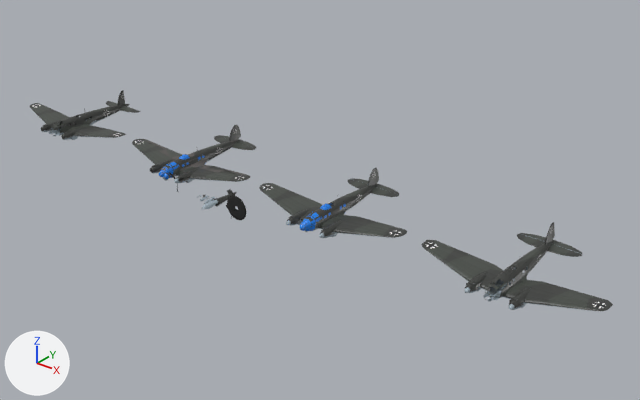
The FBX model Assets/1.Sof Objects/Aircrafts/He 111/He 111.fbx: old version first, new version second.
Before and after are seen from a 50 mm camera at (85.7, -75.8, 49.5) aimed at (19.4, 7.1, -1.9). Lighting does not change. The marker at lower left points along +X, +Y and +Z. Where no turn or scale is listed for an object, it has been applied to the vertices. Vertices at the same position are counted once.

The older version as bpy lines, for what is in view:
```python
me_fuselage_fuselage_mesh_007 = bpy.data.meshes.new('fuselage_fuselage.mesh.007')
me_fuselage_fuselage_mesh_007.from_pydata(...)  # 2181 vertices, 2623 faces; spans x -11.2..11.2, y -3.4..12.6, z -1.3..2.8
me_fuselage_fuselage_mesh_007.materials.append(mat_he_111)  # picture img_heinkel_111_png
me_fuselage_fuselage_mesh_010 = bpy.data.meshes.new('fuselage_fuselage.mesh.010')
me_fuselage_fuselage_mesh_010.from_pydata(...)  # 1272 vertices, 1683 faces; spans x -11.1..11.1, y -1.3..2.8, z -12.6..3.4
me_fuselage_fuselage_mesh_010.materials.append(mat_he_111)  # picture img_heinkel_111_png
me_fuselage_fuselage_mesh_040 = bpy.data.meshes.new('fuselage_fuselage.mesh.040')
me_fuselage_fuselage_mesh_040.from_pydata(...)  # 3076 vertices, 3092 faces; spans x -11.2..11.2, y -3.1..12.6, z -1.3..2.8
me_fuselage_fuselage_mesh_040.materials.append(mat_he_111)  # picture img_heinkel_111_png
ob_he_111_h_full_merged = bpy.data.objects.new('He 111 H Full Merged', me_fuselage_fuselage_mesh_007)
ob_he_111_h_full_merged.location = (25.0, 0.0, 0.0)
ob_he_111_h_full_merged_low_lod = bpy.data.objects.new('He 111 H Full Merged Low LOD', me_fuselage_fuselage_mesh_010)
ob_he_111_h_full_merged_low_lod.location = (50.0, 0.0, 0.0)
ob_he_111_h_full_merged_low_lod.rotation_euler = (1.571, 0.0, 0.0)  # degrees (90, 0, 0)
ob_he_111_h_static_merged = bpy.data.objects.new('He 111 H Static Merged', me_fuselage_fuselage_mesh_040)
ob_he_111_h_static_merged.location = (-25.0, 0.0, 0.0)
```
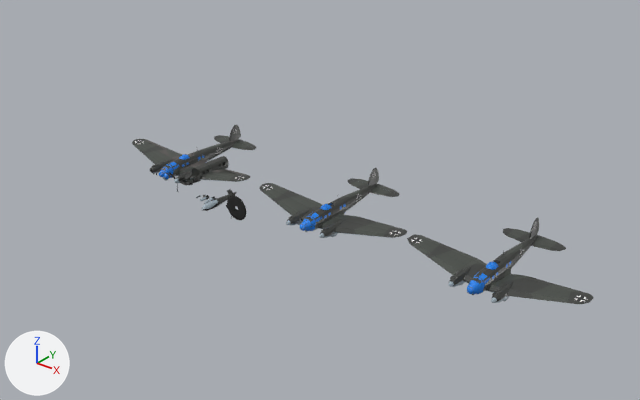
Where the newer file only moved an object's origin or applied its transform, the numbers keep the older frame.

What differs and where, as boxes [x1, y1, x2, y2] in the pictures (640 x 400 px):
'He 111 H Full Merged Low LOD', reshaped, moved, rescaled
    before: [422, 222, 613, 311]
    after: [407, 217, 594, 304]
'He 111 H Static Merged', deleted
    before: [30, 90, 141, 140]
'He 111 H Internal Simplified', added
    after: [180, 156, 229, 185]
part 1 of me_fuselage_fuselage_mesh_010, added
    after: [407, 217, 594, 304]
part 2 of me_fuselage_fuselage_mesh_010, added
    after: [503, 229, 566, 251]
part 3 of me_fuselage_fuselage_mesh_010, added
    after: [486, 262, 499, 269]
part 4 of me_fuselage_fuselage_mesh_010, added
    after: [536, 235, 566, 248]
part 5 of me_fuselage_fuselage_mesh_010, added
    after: [505, 228, 530, 236]
part 6 of me_fuselage_fuselage_mesh_010, deleted
    before: [422, 222, 613, 311]

The change, as a diff of the scene's bpy script:
```diff
--- a/Assets/1.Sof Objects/Aircrafts/He 111/He 111.fbx.py
+++ b/Assets/1.Sof Objects/Aircrafts/He 111/He 111.fbx.py
@@ me_fuselage_fuselage_mesh_010 @@
 # used by ob_he_111_h_full_merged_low_lod; location = (50.0, 0.0, 0.0); rotation_euler = (1.571, 0.0, 0.0), in degrees (90, 0, 0)
-me_fuselage_fuselage_mesh_010.from_pydata(...)  # 1272 vertices, 1683 faces; spans x -11.1..11.1, y -1.3..2.8, z -12.6..3.4
+me_fuselage_fuselage_mesh_010.from_pydata(...)  # 616 vertices, 644 faces; spans x -1108.2..1108.2, y -126.6..276.9, z -1263.8..337.4
+# me_fuselage_fuselage_mesh_010 part 1: a new loose piece of 529 vertices spanning x -1108.2..1108.2, y -126.6..276.9, z -1263.8..337.4
+# me_fuselage_fuselage_mesh_010 part 2: a new loose piece of 31 vertices spanning x -402.5..402.5, y -12.8..17.5, z -1150.6..-975.8, in mat_he_111 (picture img_heinkel_111_png)
+# me_fuselage_fuselage_mesh_010 part 3: a new loose piece of 21 vertices spanning x -56.0..56.0, y 93.7..140.8, z -170.5..-29.1, in mat_glass (blue #1a7fe7)
+# me_fuselage_fuselage_mesh_010 part 4: a new loose piece of 14 vertices spanning x 7.8..401.6, y -2.0..15.6, z -1251.7..-1143.3, in mat_he_111 (picture img_heinkel_111_png)
+# me_fuselage_fuselage_mesh_010 part 5: a new loose piece of 14 vertices spanning x -401.6..-7.8, y -2.0..15.6, z -1251.7..-1143.3, in mat_he_111 (picture img_heinkel_111_png)
+# me_fuselage_fuselage_mesh_010 part 6: 13 loose pieces with 1268 vertices, spanning x -11.1..11.1, y -1.3..2.8, z -12.6..3.4, are deleted
 me_fuselage_fuselage_mesh_010.materials.append(mat_he_111)
+me_fuselage_fuselage_mesh_010.materials.append(mat_glass)  # blue #1a7fe7
@@ me_fuselage_fuselage_mesh_007_1 @@
+me_fuselage_fuselage_mesh_007_1.from_pydata(...)  # 263 vertices, 249 faces; spans x -0.84..0.84, y -2.98..5.17, z -0.9..1.1
+me_fuselage_fuselage_mesh_007_1.materials.append(mat_he_111)  # picture img_heinkel_111_png
@@ ob_he_111_h_full_merged_low_lod @@
 ob_he_111_h_full_merged_low_lod = bpy.data.objects.new('He 111 H Full Merged Low LOD', me_fuselage_fuselage_mesh_010)
-ob_he_111_h_full_merged_low_lod.location = (50.0, 0.0, 0.0)
+ob_he_111_h_full_merged_low_lod.location = (48.0, 0.0, 0.0)
 ob_he_111_h_full_merged_low_lod.rotation_euler = (1.571, 0.0, 0.0)  # degrees (90, 0, 0)
+ob_he_111_h_full_merged_low_lod.scale = (0.01, 0.01, 0.01)
@@ ob_he_111_h_static_merged @@
-ob_he_111_h_static_merged = bpy.data.objects.new('He 111 H Static Merged', me_fuselage_fuselage_mesh_040)
-ob_he_111_h_static_merged.location = (-25.0, 0.0, 0.0)
@@ ob_he_111_h_internal_simplified @@
+ob_he_111_h_internal_simplified = bpy.data.objects.new('He 111 H Internal Simplified', me_fuselage_fuselage_mesh_007_1)
+ob_he_111_h_internal_simplified.location = (4.0, 0.0, 0.0)
```
